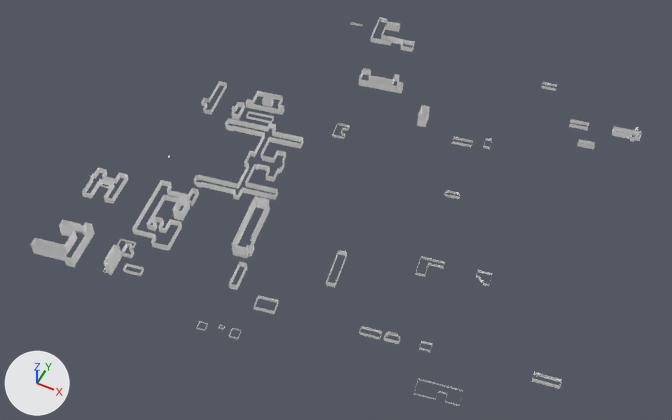
The glTF model MapData/meshes/bld_public_0_3.glb, before and after one commit.
Camera for both pictures: a camera (50 mm lens) standing at (-961.0, 286.0, 1507.0) and looking at (-1539.0, 1442.0, 62.0). The lights are fixed; the arrows at lower left show +X, +Y and +Z. The picture after the commit comes second. Vertices at exactly the same position are counted once.

The scene before the commit, as lines of its bpy script (objects in view):
```python
mat_bld_public = principled_material('bld_public')
mat_bld_public.base_color = (1.0, 1.0, 1.0)  # white #ffffff
mat_bld_public.metallic = 1.0
mat_bld_public.roughness = 1.0
me_geometry_0 = bpy.data.meshes.new('geometry_0')
me_geometry_0.from_pydata(...)  # 696 vertices, 696 faces; spans x -2016.0..-993.0, y 1039.0..2016.0, z 94.0..139.0
me_geometry_0.materials.append(mat_bld_public)  # white #ffffff
ob_geometry_0 = bpy.data.objects.new('geometry_0', me_geometry_0)
ob_geometry_0.location = (0.0, 0.0, 0.0)
```
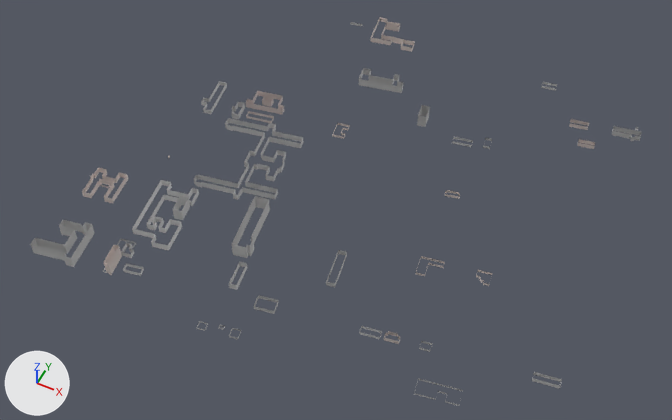
Pixel boxes [x1, y1, x2, y2] of what changed, in the pictures (672 x 420 px):
'geometry_0', recoloured: [31, 17, 641, 406] in both

The change, as a list of edits to the scene's bpy script:
```text
Change mat_bld_public:
    where n0 = _N.new('ShaderNodeBsdfPrincipled'); n0.name = 'Principled BSDF'
    remove n0.inputs[0].default_value = (1.0, 1.0, 1.0, 1.0)  # 'Base Color', white #ffffff
    add n2 = _N.new('ShaderNodeVertexColor'); n2.name = 'Color Attribute'
    add _L.new(n2.outputs[0], n0.inputs[0])  # 'Color' to 'Base Color'
Change me_geometry_0:
    used by ob_geometry_0; location = (0.0, 0.0, 0.0)
    remove me_geometry_0.from_pydata(...)  # 696 vertices, 696 faces; spans x -2016.0..-993.0, y 1039.0..2016.0, z 94.0..139.0
    add me_geometry_0.from_pydata(...)  # 696 vertices, 696 faces; spans x -2016.0..-993.0, y 1039.0..2016.0, z 95.0..139.0
    me_geometry_0 part 1: vertex colours changed
    edits to the shape of me_geometry_0 do not show in these pictures
```
